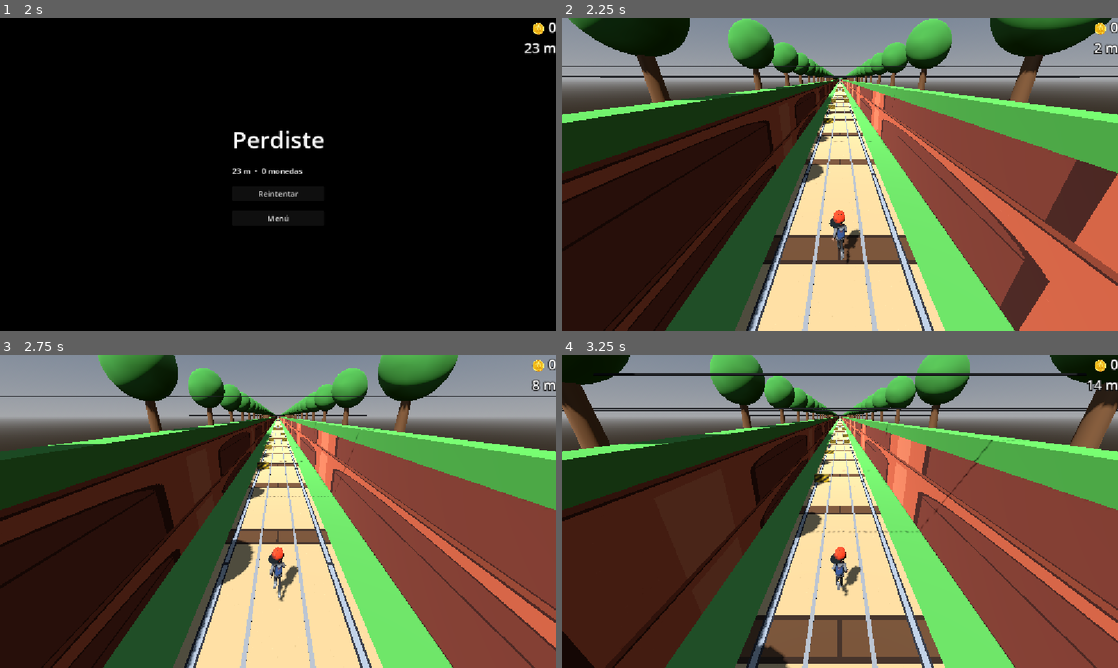
Above: before the commit, frames 1-4 (two rows, left to right).
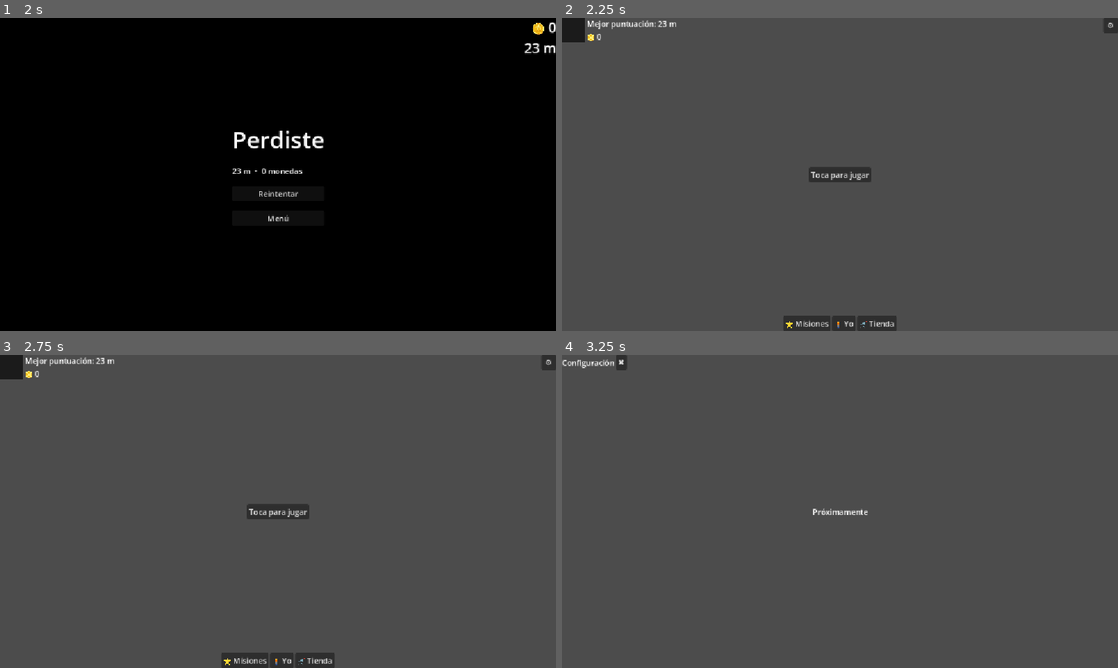
Above: after the commit, the same moments.

Repository: iandifilippo/NeXus-Subway-Surfers
Game: Godot game, scene res://scenes/main/main.tscn
Same seed, same stepped clock (60 frames per second), same inputs: the game is played once before the commit and once after it. This scene is started directly instead of the project's main scene.
Inputs (mouse positions are in pixels of both pictures, inside the frame that each line leads up to):
- Up to frame 1 (2 s): hold Right (move_right) 0.53-1.28 s; hold Down (roll) 0.53-1.28 s; tap Up (jump) at 0.77, 1.52 s; hold Left (move_left) from 1.28 s (still down); tap Down (roll) at 1.35 s
- Up to frame 2 (2.25 s): release Left (move_left) at 2 s; click "Menú" at 2 s
- Up to frame 3 (2.75 s): no input
- Up to frame 4 (3.25 s): click (1112, 361) at 2.75 s, where only the run after the commit has a clickable "⚙️"

Frame 1 is identical in both runs. In frame 2, 96% of the frame differs, in the area x 0-100%, y 0-100%; in frame 3, 96%; in frame 4, 97%.

Commit message:
Agrega contador de monedas al menú y corrige navegación de Configuración y Game Over
- Agrega un contador de monedas (leído de GameData.total_coins) en Home, Misiones, Yo y Tienda, Configuración no lo necesita.
- La X de Configuración ahora vuelve al panel desde donde se abrió (Home, Misiones, Yo o Tienda) en vez de siempre al inicio, usando una variable previous_view que se guarda al presionar el engranaje.
- El botón "Menú" de la pantalla de derrota (game_over.gd) ahora lleva al menú principal en vez de reiniciar la partida (placeholder reemplazado, ya que main_menu.tscn existe).

Diff:
--- a/scenes/ui/game_over.gd
+++ b/scenes/ui/game_over.gd
@@ -36,9 +36,7 @@
 	get_tree().reload_current_scene()
 
 
-## Botón "Menú". Por ahora hace lo mismo que reintentar.
-## Cuando exista un menú principal, aquí iría:
-## get_tree().change_scene_to_file("res://scenes/ui/main_menu.tscn")
+## Botón "Menú": vuelve al menú principal.
 func _on_menu() -> void:
 	get_tree().paused = false
-	get_tree().reload_current_scene()
+	get_tree().change_scene_to_file("res://scenes/ui/main_menu.tscn")
--- a/scenes/ui/main_menu.gd
+++ b/scenes/ui/main_menu.gd
@@ -15,10 +15,27 @@
 @onready var store_panel: Control = $StorePanel
 @onready var config_panel: Control = $ConfigPanel
 
-@onready var record_label: Label = $HomeView/AvatarRecord/RecordLabel
+## Etiquetas de récord y monedas. El récord solo existe en Home; las
+## monedas se repiten en Home, Misiones, Yo y Tienda (Configuración no
+## las necesita), así que se actualizan todas juntas en un array.
+@onready var record_label: Label = $HomeView/AvatarRecord/InfoBox/RecordLabel
+@onready var coin_labels: Array[Label] = [
+	$HomeView/AvatarRecord/InfoBox/CoinLabel,
+	$MissionsPanel/Header/CoinLabel,
+	$MePanel/Header/CoinLabel,
+	$StorePanel/Header/CoinLabel,
+]
+
+## Qué vista estaba abierta antes de entrar a Configuración. Se usa
+## para que la X de Configuración vuelva justo ahí, en vez de siempre
+## al inicio — así, si abres Configuración desde Misiones, la X te
+## regresa a Misiones, no al Home.
+var previous_view: Control
 
 
 func _ready() -> void:
+	previous_view = home_view
+
 	# Botones de la vista de inicio.
 	$HomeView/PlayButton.pressed.connect(_on_play_pressed)
 	$HomeView/SettingsButton.pressed.connect(_on_settings_pressed)
@@ -33,28 +50,42 @@
 	$MePanel/Header/SettingsButton.pressed.connect(_on_settings_pressed)
 	$StorePanel/Header/SettingsButton.pressed.connect(_on_settings_pressed)
 
-	# Los cuatro botones "X" hacen exactamente lo mismo: volver al inicio.
+	# Las X de Misiones, Yo y Tienda siempre vuelven al inicio.
 	$MissionsPanel/Header/CloseButton.pressed.connect(_on_close_pressed)
 	$MePanel/Header/CloseButton.pressed.connect(_on_close_pressed)
 	$StorePanel/Header/CloseButton.pressed.connect(_on_close_pressed)
-	$ConfigPanel/Header/CloseButton.pressed.connect(_on_close_pressed)
+	# La X de Configuración es distinta: vuelve a "previous_view", no
+	# siempre al inicio.
+	$ConfigPanel/Header/CloseButton.pressed.connect(_on_config_close_pressed)
 
-	update_record_label()
 	show_only(home_view)
 
 
-## Actualiza el texto del récord leyendo el Autoload GameData. Se llama
-## al abrir el menú y también al volver de cualquier panel, por si
-## acaso el valor cambió mientras tanto (por ejemplo, después de jugar
-## una partida y volver aquí).
-func update_record_label() -> void:
+## Cuál de los 4 paneles (o Home) está visible ahora mismo. Se usa para
+## recordar de dónde venía el jugador antes de abrir Configuración.
+func get_current_view() -> Control:
+	if missions_panel.visible:
+		return missions_panel
+	if me_panel.visible:
+		return me_panel
+	if store_panel.visible:
+		return store_panel
+	return home_view
+
+
+## Actualiza el texto del récord y de todas las etiquetas de monedas,
+## leyendo el Autoload GameData. Se llama cada vez que se cambia de
+## vista, para que los números nunca se queden desactualizados.
+func refresh_labels() -> void:
 	record_label.text = "Mejor puntuación: %d m" % GameData.best_distance
+	var coin_text := "🪙 %d" % GameData.total_coins
+	for label in coin_labels:
+		label.text = coin_text
 
 
 ## Muestra únicamente la vista indicada y oculta las otras cuatro.
-## Centralizarlo en una sola función evita tener que acordarse de
-## ocultar manualmente cada panel en cada botón que cambia de vista.
 func show_only(view: Control) -> void:
+	refresh_labels()
 	home_view.visible = (view == home_view)
 	missions_panel.visible = (view == missions_panel)
 	me_panel.visible = (view == me_panel)
@@ -67,7 +98,10 @@
 	get_tree().change_scene_to_file("res://scenes/main/main.tscn")
 
 
+## Guarda desde dónde se abrió Configuración, para que su X sepa a
+## dónde volver.
 func _on_settings_pressed() -> void:
+	previous_view = get_current_view()
 	show_only(config_panel)
 
 
@@ -83,8 +117,12 @@
 	show_only(store_panel)
 
 
-## Cualquiera de los cuatro botones "X" llama aquí: vuelve al inicio y
-## refresca el récord por si cambió.
+## X de Misiones, Yo y Tienda: siempre vuelve al inicio.
 func _on_close_pressed() -> void:
-	update_record_label()
 	show_only(home_view)
+
+
+## X de Configuración: vuelve a la vista desde donde se abrió (Home,
+## Misiones, Yo o Tienda), no siempre al inicio.
+func _on_config_close_pressed() -> void:
+	show_only(previous_view)
--- a/scenes/ui/main_menu.tscn
+++ b/scenes/ui/main_menu.tscn
@@ -38,9 +38,16 @@
 layout_mode = 2
 color = Color(0, 0, 0, 0.6392157)
 
-[node name="RecordLabel" type="Label" parent="HomeView/AvatarRecord" unique_id=1575133167]
+[node name="InfoBox" type="VBoxContainer" parent="HomeView/AvatarRecord" unique_id=1394094740]
+layout_mode = 2
+
+[node name="RecordLabel" type="Label" parent="HomeView/AvatarRecord/InfoBox" unique_id=1575133167]
 layout_mode = 2
 text = "Mejor Puntuación: 0 m"
+
+[node name="CoinLabel" type="Label" parent="HomeView/AvatarRecord/InfoBox" unique_id=1030323896]
+layout_mode = 2
+text = "🪙 0"
 
 [node name="SettingsButton" type="Button" parent="HomeView" unique_id=110501292]
 layout_mode = 1
@@ -117,6 +124,10 @@
 layout_mode = 2
 text = "Misiones"
 
+[node name="CoinLabel" type="Label" parent="MissionsPanel/Header" unique_id=1447319068]
+layout_mode = 2
+text = "🪙 0"
+
 [node name="SettingsButton" type="Button" parent="MissionsPanel/Header" unique_id=1357717743]
 layout_mode = 2
 text = "⚙️"
@@ -168,6 +179,10 @@
 layout_mode = 2
 text = "Yo"
 
+[node name="CoinLabel" type="Label" parent="MePanel/Header" unique_id=1218519643]
+layout_mode = 2
+text = "🪙 0"
+
 [node name="SettingsButton" type="Button" parent="MePanel/Header" unique_id=1849925865]
 layout_mode = 2
 text = "⚙️"
@@ -219,6 +234,10 @@
 layout_mode = 2
 text = "Tienda"
 
+[node name="CoinLabel" type="Label" parent="StorePanel/Header" unique_id=1928039927]
+layout_mode = 2
+text = "🪙 0"
+
 [node name="SettingsButton" type="Button" parent="StorePanel/Header" unique_id=356294554]
 layout_mode = 2
 text = "⚙️"
